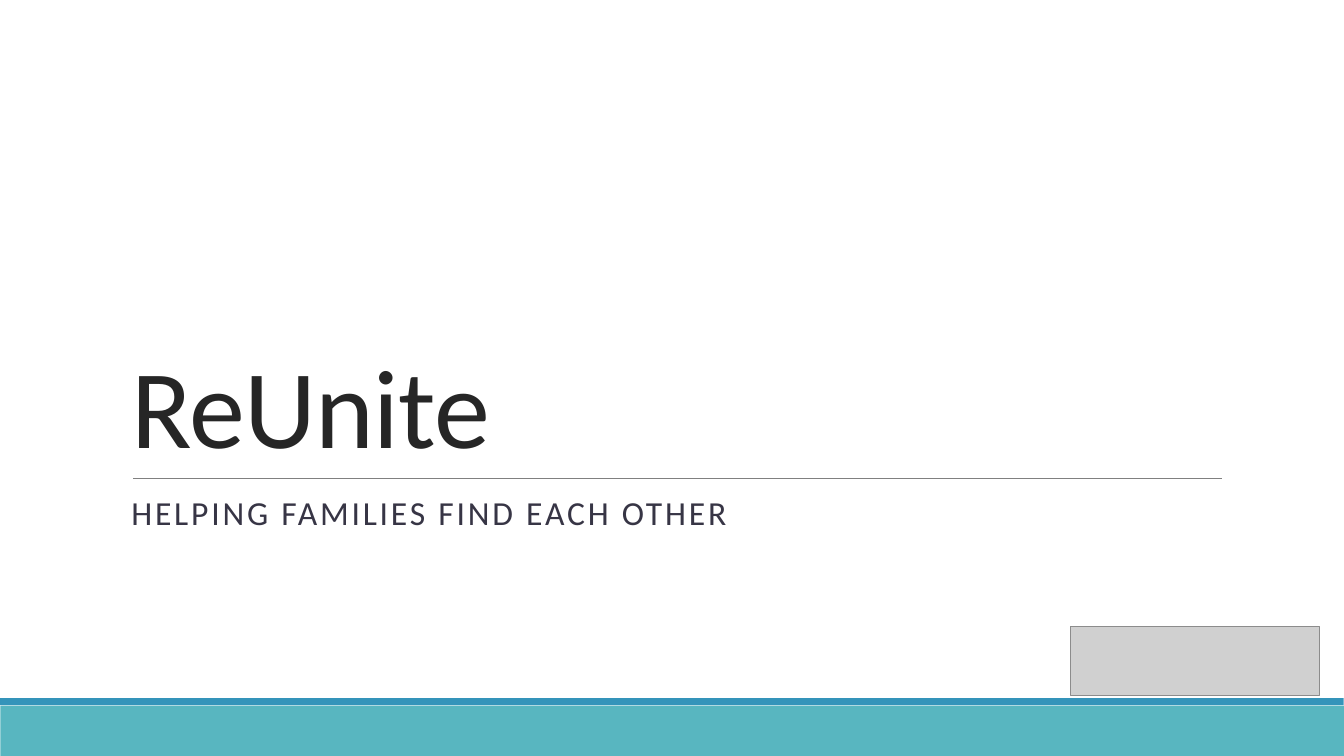
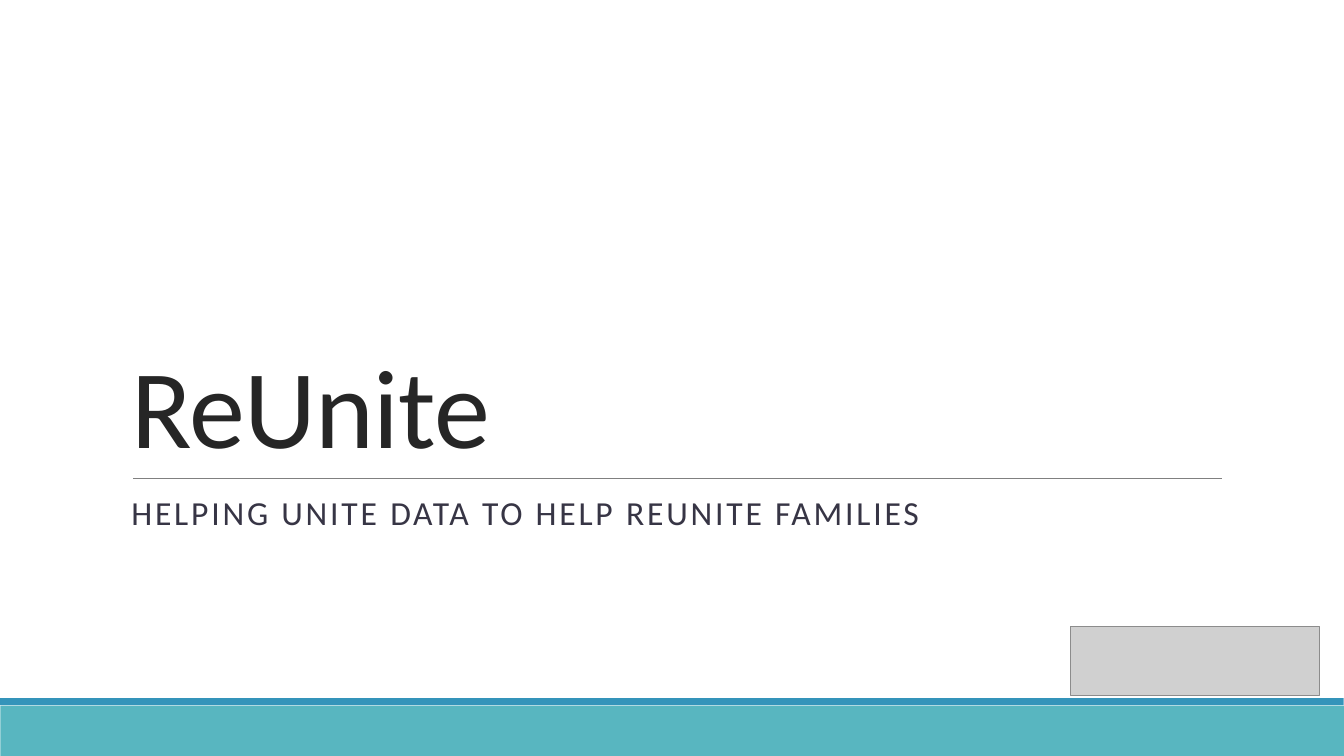
Before and after one commit to weirdaze/reunite, a slide deck: slide 1 of ReUnite Overview.pptx. Drawn at 1344x756 pixels with LibreOffice and Linux fonts; fonts in the diff are those of the drawing; grey boxes stand for pictures. Boxes give left, top, right and bottom in pixels: in the first picture for what was removed or moved away, otherwise in the second. Text is boxed around its words. In the diff, an @@ line names an element or a change of style, - is before the commit and + after.

Commit message:
Reunite pptx updated
updated the powerpoint deck

```diff
--- a/ReUnite Overview.pptx
+++ b/ReUnite Overview.pptx
@@ subtitle at (131, 503, 919, 526): text changed @@
-HELPING FAMILIES FIND EACH OTHER
+HELPING UNITE DATA TO HELP REUNITE FAMILIES
```
Also in this commit, not shown: 4 other slides changed, 2 slides added, 1 slide removed, 2 other files.
